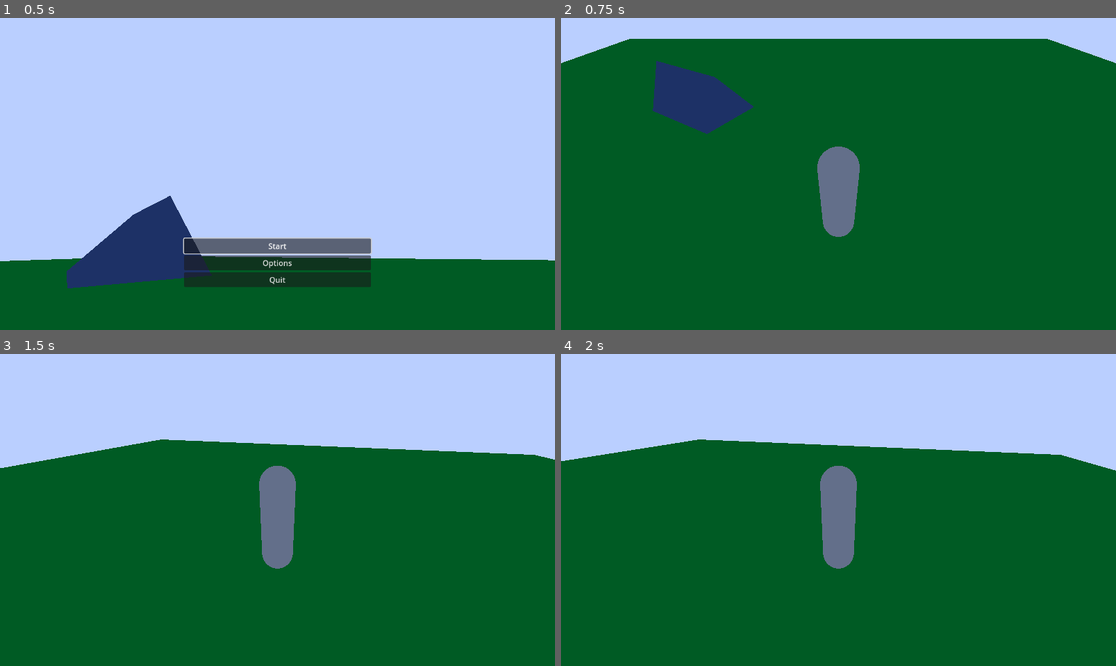
Above: before the commit, frames 1-4 (two rows, left to right).
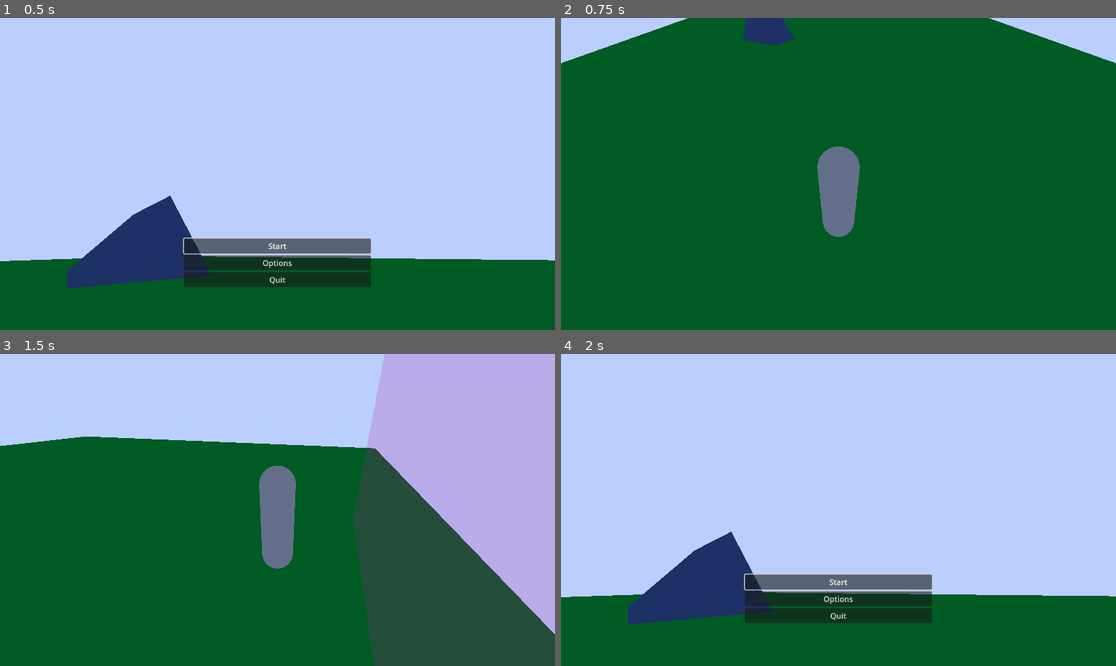
Above: after the commit, the same moments.

Repository: Wake1st/CritterCamper
Game: Godot game, scene res://game_manager.tscn
Same seed, same stepped clock (60 frames per second), same inputs: the game is played once before the commit and once after it.
Inputs (mouse positions are in pixels of both pictures, inside the frame that each line leads up to):
- Up to frame 1 (0.5 s): no input
- Up to frame 2 (0.75 s): click "Start" at 0.5 s
- Up to frame 3 (1.5 s): tap Enter at 1.25 s; move the mouse to (399, 494) at 1.27 s; hold D (right) from 1.28 s (still down)
- Up to frame 4 (2 s): keep holding D (right)

Frame 1 is identical in both runs. In frame 2, 7.0% of the frame differs, in the area x 12-88%, y 0-38%; in frame 3, 35%; in frame 4, 51%, in the area x 0-100%, y 27-87%.

Commit message:
init - level entry

Diff:
--- a/Controls.gd
+++ b/Controls.gd
@@ -3,9 +3,6 @@
 
 var direction:= Vector3.ZERO
 var rotation:= Vector2.ZERO
-
-func _ready():
-	Input.set_mouse_mode(Input.MOUSE_MODE_HIDDEN)
 
 
 func _capture()->Controls:
@@ -21,18 +18,4 @@
 	rotation.x = -(mousePos.x - screenSize.x / 2) / screenSize.x
 	rotation.y = -(mousePos.y - screenSize.y / 2) / screenSize.y
 
-#	rotation.x = rotation_limiter(rotation.x,0.02,0.2)
-#	rotation.y = rotation_limiter(rotation.y,0.03,0.3)
-
 	return self
-
-
-func rotation_limiter(rot:float,minLimit:float,maxLimit:float)->float:
-	if rot > minLimit or rot < -minLimit:
-		return clampf(
-			rot,
-			-maxLimit,
-			maxLimit,
-		)
-	else:
-		return 0.0
--- a/GameManager.gd
+++ b/GameManager.gd
@@ -22,6 +22,7 @@
 
 func _ready():
 	currentLevel = get_child(0)
+	currentMenu = $CanvasLayer.get_child(0)
 
 
 func _input(event:InputEvent):
@@ -30,16 +31,19 @@
 
 
 func select_level(file:String):
+	Input.set_mouse_mode(Input.MOUSE_MODE_HIDDEN)
 	reset_level(file,pauseMenu)
+	currentLevel.gameManager = self
 
 
 func main_level():
 	reset_level("res://levels/00_main_level.tscn",mainMenu)
 	paused = false
+	Input.set_mouse_mode(Input.MOUSE_MODE_CONFINED)
 
 
 func reset_level(file:String,menu:PackedScene):
-	remove_child(currentLevel)
+	call_deferred("remove_child", currentLevel)
 	currentLevel = load(file).instantiate()
 	add_child(currentLevel)
 
--- /dev/null
+++ b/entry.gd
@@ -0,0 +1,8 @@
+extends Node3D
+
+
+var gameManager:GameManager
+
+
+func _on_area_3d_body_entered(_body):
+	gameManager.main_level()
--- /dev/null
+++ b/entry.tscn
@@ -0,0 +1,30 @@
+[gd_scene load_steps=5 format=3 uid="uid://dgba7pf3blkj"]
+
+[ext_resource type="Script" path="res://entry.gd" id="1_7curo"]
+
+[sub_resource type="BoxMesh" id="BoxMesh_sv5wk"]
+size = Vector3(5, 4, 1)
+
+[sub_resource type="StandardMaterial3D" id="StandardMaterial3D_klhym"]
+transparency = 1
+albedo_color = Color(1, 0.137255, 0.596078, 0.196078)
+
+[sub_resource type="BoxShape3D" id="BoxShape3D_a26p4"]
+size = Vector3(5, 4, 1)
+
+[node name="Entry" type="Node3D"]
+script = ExtResource("1_7curo")
+
+[node name="MeshInstance3D" type="MeshInstance3D" parent="."]
+transform = Transform3D(1, 0, 0, 0, 1, 0, 0, 0, 1, 0, 2, 0)
+mesh = SubResource("BoxMesh_sv5wk")
+surface_material_override/0 = SubResource("StandardMaterial3D_klhym")
+
+[node name="Area3D" type="Area3D" parent="."]
+collision_layer = 2
+
+[node name="CollisionShape3D" type="CollisionShape3D" parent="Area3D"]
+transform = Transform3D(1, 0, 0, 0, 1, 0, 0, 0, 1, 0, 2, 0)
+shape = SubResource("BoxShape3D_a26p4")
+
+[connection signal="body_entered" from="Area3D" to="." method="_on_area_3d_body_entered"]
--- /dev/null
+++ b/levels/01_verdant_slopes.gd
@@ -0,0 +1,11 @@
+extends Node3D
+
+
+var gameManager:GameManager:
+	set(value):
+		gameManager = value
+		$Entry.gameManager = gameManager
+
+
+func _ready():
+	$Player.global_position = $PlayerSpawn.global_position
--- a/levels/01_verdant_slopes.tscn
+++ b/levels/01_verdant_slopes.tscn
@@ -1,8 +1,10 @@
-[gd_scene load_steps=5 format=3 uid="uid://dnfnbbqfxv41j"]
+[gd_scene load_steps=7 format=3 uid="uid://dnfnbbqfxv41j"]
 
+[ext_resource type="Script" path="res://levels/01_verdant_slopes.gd" id="1_aevsk"]
 [ext_resource type="PackedScene" uid="uid://btekk4skkt6cm" path="res://camp_ground.tscn" id="1_dosqa"]
 [ext_resource type="PackedScene" uid="uid://isdu5vwd4mt3" path="res://player.tscn" id="2_y3av3"]
 [ext_resource type="PackedScene" uid="uid://ki6c2md6f5sh" path="res://tent.tscn" id="3_o26fa"]
+[ext_resource type="PackedScene" uid="uid://dgba7pf3blkj" path="res://entry.tscn" id="5_76kv4"]
 
 [sub_resource type="Environment" id="Environment_g84ct"]
 background_mode = 1
@@ -11,6 +13,7 @@
 
 [node name="01_VerdantSlopes" type="Node3D"]
 process_mode = 1
+script = ExtResource("1_aevsk")
 
 [node name="WorldEnvironment" type="WorldEnvironment" parent="."]
 environment = SubResource("Environment_g84ct")
@@ -21,3 +24,9 @@
 
 [node name="Tent" parent="." instance=ExtResource("3_o26fa")]
 transform = Transform3D(0.483313, 0, 0.875448, 0, 1, 0, -0.875448, 0, 0.483313, -4.95828, 2.38419e-07, -4.87914)
+
+[node name="Entry" parent="." instance=ExtResource("5_76kv4")]
+transform = Transform3D(1, 0, 0, 0, 1, 0, 0, 0, 1, 0, 0, 13)
+
+[node name="PlayerSpawn" type="Node3D" parent="."]
+transform = Transform3D(1, 0, 0, 0, 1, 0, 0, 0, 1, 0, 0, 10)
--- a/menus/main_menu.gd
+++ b/menus/main_menu.gd
@@ -5,6 +5,7 @@
 
 
 func _ready():
+	Input.set_mouse_mode(Input.MOUSE_MODE_CONFINED)
 	$VBoxContainer/Start.grab_focus()
 
 
--- a/menus/pause_menu.gd
+++ b/menus/pause_menu.gd
@@ -7,6 +7,7 @@
 func _ready():
 	hide()
 	gameManager.connect("toggle_pause", _on_game_manager_toggle_pause)
+	Input.set_mouse_mode(Input.MOUSE_MODE_HIDDEN)
 
 
 func _on_resume_pressed():
@@ -28,6 +29,8 @@
 func _on_game_manager_toggle_pause(pausing:bool):
 	if pausing:
 		show()
+		Input.set_mouse_mode(Input.MOUSE_MODE_CONFINED)
 		$VBoxContainer/Resume.grab_focus()
 	else:
+		Input.set_mouse_mode(Input.MOUSE_MODE_HIDDEN)
 		hide()
--- a/menus/pause_menu.tscn
+++ b/menus/pause_menu.tscn
@@ -44,8 +44,8 @@
 [node name="Menu" type="Button" parent="VBoxContainer"]
 layout_mode = 2
 focus_neighbor_top = NodePath("../Options")
-focus_neighbor_bottom = NodePath(".")
-focus_next = NodePath(".")
+focus_neighbor_bottom = NodePath("../Quit")
+focus_next = NodePath("../Quit")
 focus_previous = NodePath("../Options")
 text = "Menu"
 
--- a/project.godot
+++ b/project.godot
@@ -38,6 +38,11 @@
 ]
 }
 
+[layer_names]
+
+3d_physics/layer_1="Player"
+3d_physics/layer_2="Entries"
+
 [rendering]
 
 renderer/rendering_method="gl_compatibility"
